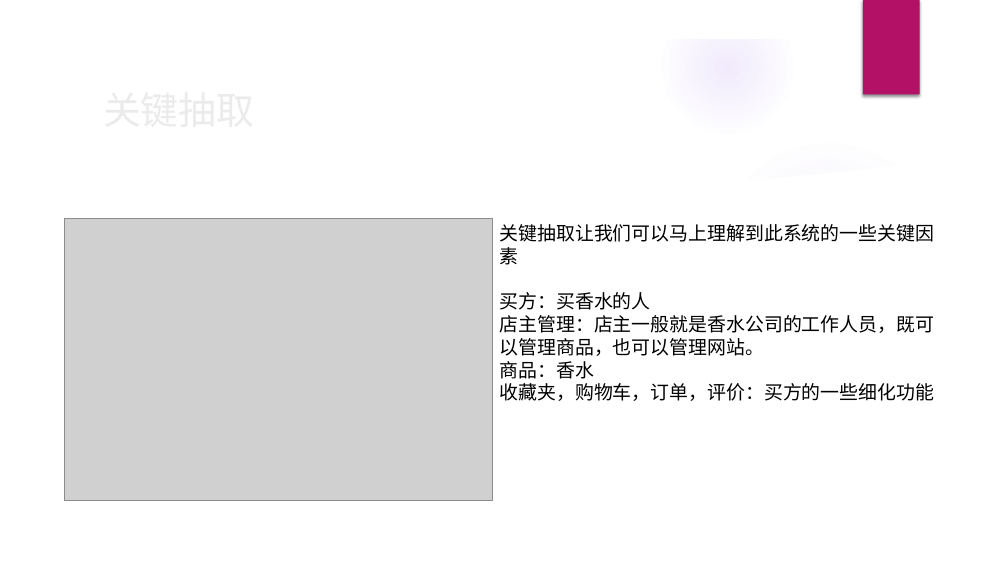
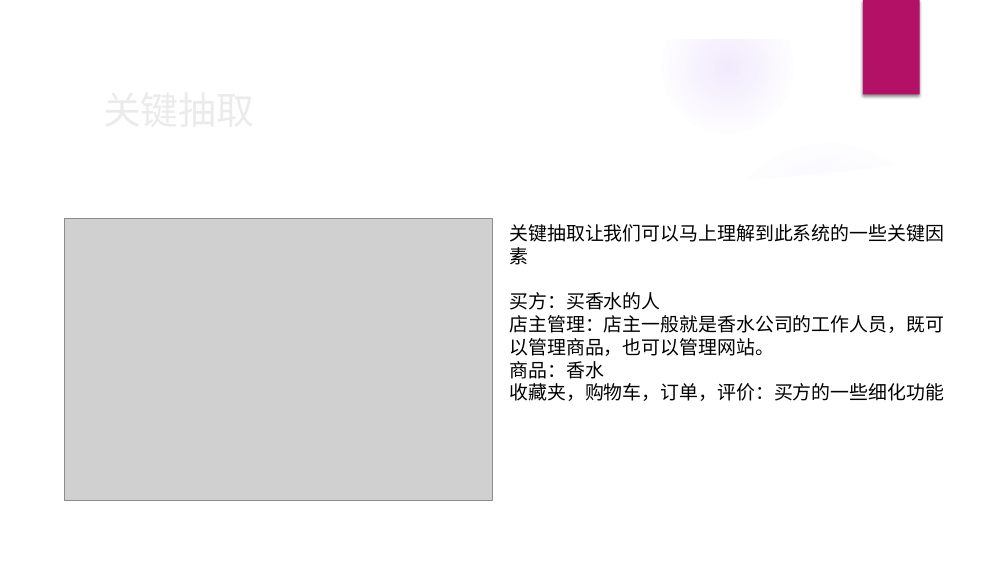
Before and after one commit to zazaluMonster/zazalu-s-Graduation-Project, a slide deck: slide 3 of 13130120111-何镓钧/1.需求分析/需求ppt.pptx. Drawn at 1008x567 pixels with LibreOffice and Linux fonts; fonts in the diff are those of the drawing; grey boxes stand for pictures; background and template pictures are left out. Boxes give left, top, right and bottom in pixels: in the first picture for what was removed or moved away, otherwise in the second. Text is boxed around its words. In the diff, an @@ line names an element or a change of style, - is before the commit and + after.

```diff
--- a/13130120111-何镓钧/1.需求分析/需求ppt.pptx
+++ b/13130120111-何镓钧/1.需求分析/需求ppt.pptx
@@ text "关键抽取让我们可以马上理解到此系统的一些关键因素": place and size @@
-text "关键抽取让我们可以马上理解到此系统的一些关键因素" at [500,224,935,401]
+text "关键抽取让我们可以马上理解到此系统的一些关键因素" at [509,224,944,401]
```
Also in this commit, not shown: 57 other files.
